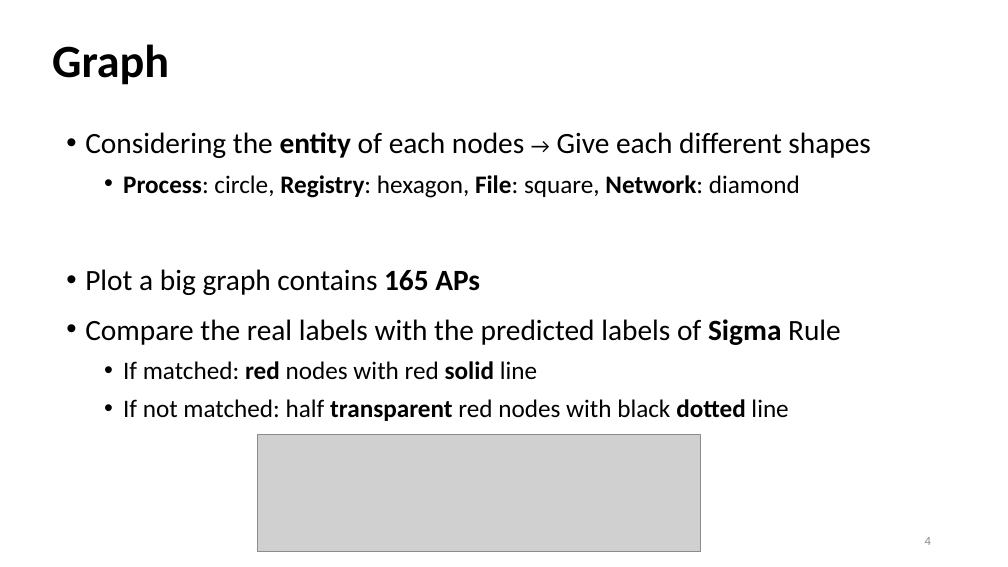
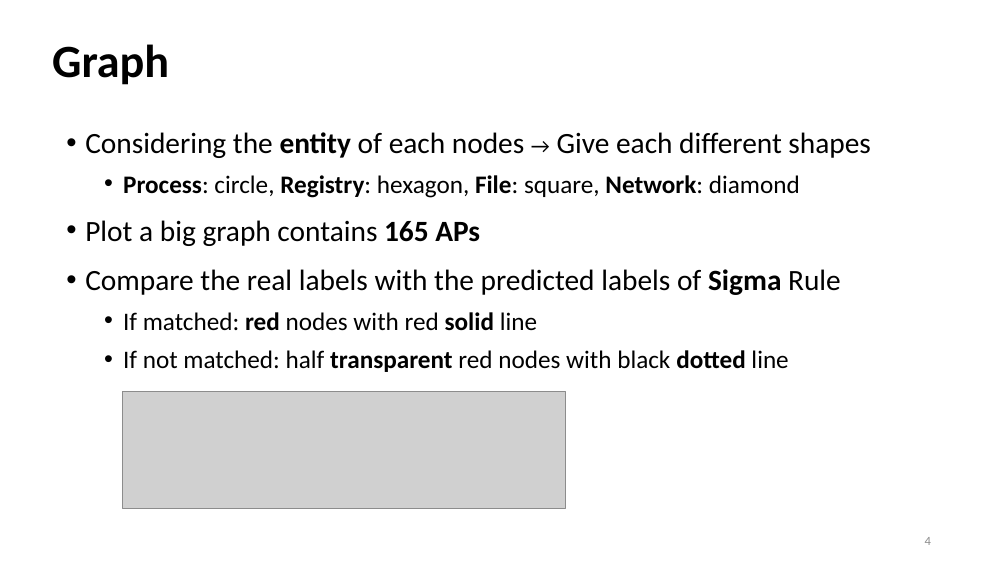
Before and after one commit to Bai1026/Intern-IIS, a slide deck: slide 4 of Meeting/Presentation_0809.pptx. Drawn at 1008x567 pixels with LibreOffice and Linux fonts; fonts in the diff are those of the drawing; grey boxes stand for pictures. Boxes give left, top, right and bottom in pixels: in the first picture for what was removed or moved away, otherwise in the second. Text is boxed around its words. In the diff, an @@ line names an element or a change of style, - is before the commit and + after.

```diff
--- a/Meeting/Presentation_0809.pptx
+++ b/Meeting/Presentation_0809.pptx
@@ text "Considering the entity of each ..." rewrapped from [85, 132, 870, 421] to [85, 132, 870, 372] @@
@@ picture: place and size @@
-picture at [258, 435, 701, 551]
+picture at [123, 392, 566, 508]
```
Also in this commit, not shown: 5 other slides changed, 3 slides added, 1 slide removed, 8 other files.
